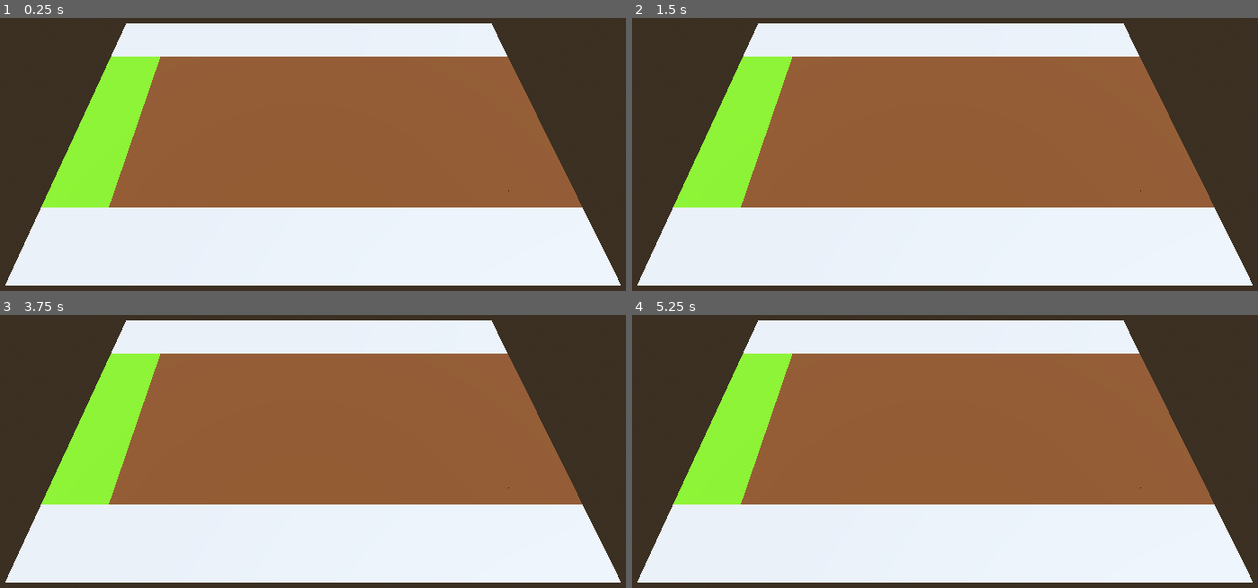
Above: before the commit, frames 1-4 (two rows, left to right).
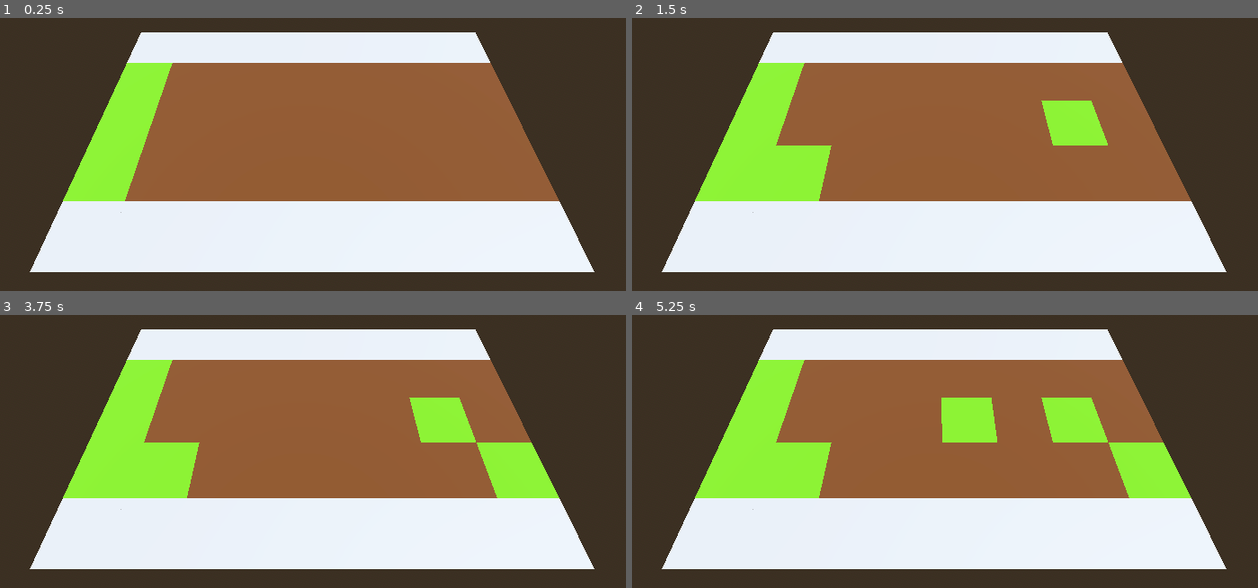
Above: after the commit, the same moments.

Repository: TheBoysJams/SeedsOfRenewal
Game: Godot game, scene res://prototype_level.tscn
Two runs of this game, one before a commit and one after it. Both use one fixed random seed, a clock stepped at 60 frames per second and the inputs below.
Inputs (mouse positions are in pixels of both pictures, inside the frame that each line leads up to):
- Up to frame 1 (0.25 s): no input
- Up to frame 2 (1.5 s): tap Enter at 0.5 s; move the mouse to (1095, 116) at 0.52 s; click (1095, 116) at 0.6 s; tap Space at 1.25 s; move the mouse to (788, 154) at 1.27 s; click (788, 154) at 1.35 s
- Up to frame 3 (3.75 s): tap Enter at 2, 3.5 s; move the mouse to (375, 342) at 2.02 s; click (375, 342) at 2.1 s; tap Space at 2.75 s; move the mouse to (269, 511) at 2.77 s; click (269, 511) at 2.85 s; move the mouse to (519, 492) at 3.52 s; click (519, 492) at 3.6 s
- Up to frame 4 (5.25 s): tap Space at 4.25 s; move the mouse to (719, 372) at 4.27 s; click (719, 372) at 4.35 s; move the mouse to (970, 432) at 5.02 s; click (970, 432) at 5.1 s

The runs differ from the first frame. In frame 1, 17% of the frame differs, in the area x 0-100%, y 1-99%; in frame 2, 20%; in frame 3, 22%; in frame 4, 23%.

Commit message:
basic clicking
Can now click the dead tiles and turn them green.

Diff:
--- /dev/null
+++ b/RenewalTreeDefence/player.gd
@@ -0,0 +1,25 @@
+extends Camera3D
+
+@onready var ray_cast_3d: RayCast3D = $RayCast3D
+@export var gridmap: GridMap
+
+# Called every frame. 'delta' is the elapsed time since the previous frame.
+func _process(_delta: float) -> void:
+	var mouse_pos : Vector2 = get_viewport().get_mouse_position()
+	ray_cast_3d.target_position = project_local_ray_normal(mouse_pos) * 100
+	ray_cast_3d.force_raycast_update()
+	if ray_cast_3d.is_colliding():
+		var collider = ray_cast_3d.get_collider()
+		if collider is GridMap:
+			var collision_point = ray_cast_3d.get_collision_point()
+			var cell = gridmap.local_to_map(collision_point)
+			if gridmap.get_cell_item(cell) == 2: #2 is the dead/brown cell
+				Input.set_default_cursor_shape(Input.CURSOR_POINTING_HAND)
+				if Input.is_action_just_pressed("left_click"):
+					gridmap.set_cell_item(cell,1) #1 is the living/green cell
+					#var tile_pos = gridmap.map_to_local(cell)
+					#call our tree manager and build the tree
+			else:
+				Input.set_default_cursor_shape(Input.CURSOR_ARROW)
+	else:
+		Input.set_default_cursor_shape(Input.CURSOR_ARROW)
--- /dev/null
+++ b/RenewalTreeDefence/player.tscn
@@ -0,0 +1,10 @@
+[gd_scene load_steps=2 format=3 uid="uid://bq4slw2comdvs"]
+
+[ext_resource type="Script" path="res://player.gd" id="1_kxew8"]
+
+[node name="Player" type="Camera3D"]
+fov = 80.0
+script = ExtResource("1_kxew8")
+
+[node name="RayCast3D" type="RayCast3D" parent="."]
+debug_shape_custom_color = Color(1, 0, 0, 1)
--- a/RenewalTreeDefence/project.godot
+++ b/RenewalTreeDefence/project.godot
@@ -15,6 +15,10 @@
 config/features=PackedStringArray("4.2", "Forward Plus")
 config/icon="res://icon.svg"
 
+[display]
+
+window/size/resizable=false
+
 [dotnet]
 
 project/assembly_name="RenewalTreeDefence"
@@ -22,3 +26,41 @@
 [filesystem]
 
 import/fbx/enabled=false
+
+[input]
+
+left_click={
+"deadzone": 0.5,
+"events": [Object(InputEventMouseButton,"resource_local_to_scene":false,"resource_name":"","device":-1,"window_id":0,"alt_pressed":false,"shift_pressed":false,"ctrl_pressed":false,"meta_pressed":false,"button_mask":1,"position":Vector2(171, 15),"global_position":Vector2(175, 56),"factor":1.0,"button_index":1,"canceled":false,"pressed":true,"double_click":false,"script":null)
+]
+}
+right_click={
+"deadzone": 0.5,
+"events": [Object(InputEventMouseButton,"resource_local_to_scene":false,"resource_name":"","device":-1,"window_id":0,"alt_pressed":false,"shift_pressed":false,"ctrl_pressed":false,"meta_pressed":false,"button_mask":2,"position":Vector2(52, 18),"global_position":Vector2(56, 59),"factor":1.0,"button_index":2,"canceled":false,"pressed":true,"double_click":false,"script":null)
+]
+}
+escape={
+"deadzone": 0.5,
+"events": [Object(InputEventKey,"resource_local_to_scene":false,"resource_name":"","device":-1,"window_id":0,"alt_pressed":false,"shift_pressed":false,"ctrl_pressed":false,"meta_pressed":false,"pressed":false,"keycode":0,"physical_keycode":4194305,"key_label":0,"unicode":0,"echo":false,"script":null)
+]
+}
+1={
+"deadzone": 0.5,
+"events": [Object(InputEventKey,"resource_local_to_scene":false,"resource_name":"","device":-1,"window_id":0,"alt_pressed":false,"shift_pressed":false,"ctrl_pressed":false,"meta_pressed":false,"pressed":false,"keycode":0,"physical_keycode":49,"key_label":0,"unicode":49,"echo":false,"script":null)
+]
+}
+2={
+"deadzone": 0.5,
+"events": [Object(InputEventKey,"resource_local_to_scene":false,"resource_name":"","device":-1,"window_id":0,"alt_pressed":false,"shift_pressed":false,"ctrl_pressed":false,"meta_pressed":false,"pressed":false,"keycode":0,"physical_keycode":50,"key_label":0,"unicode":50,"echo":false,"script":null)
+]
+}
+3={
+"deadzone": 0.5,
+"events": [Object(InputEventKey,"resource_local_to_scene":false,"resource_name":"","device":-1,"window_id":0,"alt_pressed":false,"shift_pressed":false,"ctrl_pressed":false,"meta_pressed":false,"pressed":false,"keycode":0,"physical_keycode":51,"key_label":0,"unicode":51,"echo":false,"script":null)
+]
+}
+4={
+"deadzone": 0.5,
+"events": [Object(InputEventKey,"resource_local_to_scene":false,"resource_name":"","device":-1,"window_id":0,"alt_pressed":false,"shift_pressed":false,"ctrl_pressed":false,"meta_pressed":false,"pressed":false,"keycode":0,"physical_keycode":52,"key_label":0,"unicode":52,"echo":false,"script":null)
+]
+}
--- a/RenewalTreeDefence/prototype_level.tscn
+++ b/RenewalTreeDefence/prototype_level.tscn
@@ -1,6 +1,7 @@
-[gd_scene load_steps=5 format=3 uid="uid://bivvk3fq6tihm"]
+[gd_scene load_steps=6 format=3 uid="uid://bivvk3fq6tihm"]
 
 [ext_resource type="MeshLibrary" uid="uid://ckuhs5fq2ae2g" path="res://tiles.tres" id="1_cm1xo"]
+[ext_resource type="PackedScene" uid="uid://bq4slw2comdvs" path="res://player.tscn" id="2_djsjw"]
 
 [sub_resource type="ProceduralSkyMaterial" id="ProceduralSkyMaterial_m6v85"]
 sky_horizon_color = Color(0.64625, 0.65575, 0.67075, 1)
@@ -26,11 +27,12 @@
 
 [node name="GridMap" type="GridMap" parent="."]
 mesh_library = ExtResource("1_cm1xo")
-cell_size = Vector3(4, 0.1, 4)
+cell_size = Vector3(4, 0.2, 4)
 data = {
-"cells": PackedInt32Array(65534, 2, 1, 0, 2, 1, 65535, 2, 1, 65534, 1, 2, 0, 0, 2, 65535, 0, 2, 65534, 0, 2, 65534, 65535, 2, 65535, 65535, 2, 0, 65535, 2, 65534, 65534, 2, 65535, 65534, 2, 0, 65534, 2, 0, 65533, 2, 65535, 65533, 2, 65534, 65533, 2, 65534, 65532, 2, 65535, 65532, 2, 0, 65532, 2, 0, 65531, 2, 65535, 65531, 2, 65534, 65531, 2, 65533, 65531, 0, 65533, 65532, 0, 65533, 65533, 0, 65533, 65534, 0, 65533, 65535, 0, 65533, 0, 0, 65533, 1, 0, 65533, 2, 0, 1, 65531, 0, 1, 65532, 0, 1, 65533, 0, 1, 65534, 0, 1, 65535, 0, 1, 0, 0, 1, 1, 0, 1, 2, 0, 0, 1, 1441794, 65535, 1, 1441794)
+"cells": PackedInt32Array(65534, 2, 1, 0, 2, 1, 65535, 2, 1, 65534, 1, 2, 0, 0, 2, 65535, 0, 2, 65534, 0, 2, 0, 65535, 2, 0, 65534, 2, 0, 65533, 2, 0, 65532, 2, 0, 65531, 2, 65533, 65531, 0, 65533, 65532, 0, 65533, 65533, 0, 65533, 65534, 0, 65533, 65535, 0, 65533, 0, 0, 65533, 1, 0, 65533, 2, 0, 1, 65531, 0, 1, 65532, 0, 1, 65533, 0, 1, 65534, 0, 1, 65535, 0, 1, 0, 0, 1, 1, 0, 1, 2, 0, 65535, 1, 1441794, 0, 1, 2, 65534, 65535, 2, 65535, 65535, 2, 65535, 65534, 2, 65534, 65534, 2, 65534, 65533, 2, 65535, 65533, 2, 65535, 65532, 2, 65534, 65532, 2, 65534, 65531, 2, 65535, 65531, 2)
 }
 metadata/_editor_floor_ = Vector3(0, 0, 0)
 
-[node name="Camera3D" type="Camera3D" parent="."]
-transform = Transform3D(-4.30814e-08, -0.882447, 0.470411, -7.39423e-09, 0.470411, 0.882447, -1, 3.45388e-08, -2.6791e-08, 7.53423, 15.8372, -3.45818)
+[node name="Player" parent="." node_paths=PackedStringArray("gridmap") instance=ExtResource("2_djsjw")]
+transform = Transform3D(-2.98405e-08, -0.882447, 0.470411, -7.39423e-09, 0.470411, 0.882447, -1, 2.28543e-08, -2.05623e-08, 7.53423, 15.8372, -3.45818)
+gridmap = NodePath("../GridMap")
--- a/RenewalTreeDefence/tiles.tres
+++ b/RenewalTreeDefence/tiles.tres
@@ -31,17 +31,20 @@
 "width": 64
 }
 
-[sub_resource type="ImageTexture" id="ImageTexture_rhnpx"]
-image = SubResource("Image_23wyc")
+[sub_resource type="ImageTexture" id="ImageTexture_ayuku"]
+image = SubResource("Image_r5ihj")
+
+[sub_resource type="ConcavePolygonShape3D" id="ConcavePolygonShape3D_me7la"]
+data = PackedVector3Array(-2, 0.05, 2, 2, 0.05, 2, -2, -0.05, 2, 2, 0.05, 2, 2, -0.05, 2, -2, -0.05, 2, 2, 0.05, -2, -2, 0.05, -2, 2, -0.05, -2, -2, 0.05, -2, -2, -0.05, -2, 2, -0.05, -2, 2, 0.05, 2, 2, 0.05, -2, 2, -0.05, 2, 2, 0.05, -2, 2, -0.05, -2, 2, -0.05, 2, -2, 0.05, -2, -2, 0.05, 2, -2, -0.05, -2, -2, 0.05, 2, -2, -0.05, 2, -2, -0.05, -2, 2, 0.05, 2, -2, 0.05, 2, 2, 0.05, -2, -2, 0.05, 2, -2, 0.05, -2, 2, 0.05, -2, -2, -0.05, 2, 2, -0.05, 2, -2, -0.05, -2, 2, -0.05, 2, 2, -0.05, -2, -2, -0.05, -2)
 
 [sub_resource type="StandardMaterial3D" id="StandardMaterial3D_2xyns"]
 albedo_color = Color(0.298039, 0.156863, 0, 1)
 
-[sub_resource type="BoxMesh" id="BoxMesh_ytsg6"]
+[sub_resource type="BoxMesh" id="BoxMesh_ppumg"]
 material = SubResource("StandardMaterial3D_2xyns")
 size = Vector3(4, 0.1, 4)
 
-[sub_resource type="Image" id="Image_tojkw"]
+[sub_resource type="Image" id="Image_j5c7f"]
 data = {
 "data": PackedByteArray(0, 0, 0, 0, 0, 0, 0, 0, 0, 0, 0, 0, 0, 0, 0, 0, 0, 0, 0, 0, 0, 0, 0, 0, 0, 0, 0, 0, 0, 0, 0, 0, …(54877 unchanged characters)…
 "format": "RGBA8",
@@ -50,28 +53,32 @@
 "width": 64
 }
 
-[sub_resource type="ImageTexture" id="ImageTexture_ltc5g"]
-image = SubResource("Image_tojkw")
+[sub_resource type="ImageTexture" id="ImageTexture_c50ai"]
+image = SubResource("Image_j5c7f")
+
+[sub_resource type="ConcavePolygonShape3D" id="ConcavePolygonShape3D_tuhdp"]
+data = PackedVector3Array(-2, 0.05, 2, 2, 0.05, 2, -2, -0.05, 2, 2, 0.05, 2, 2, -0.05, 2, -2, -0.05, 2, 2, 0.05, -2, -2, 0.05, -2, 2, -0.05, -2, -2, 0.05, -2, -2, -0.05, -2, 2, -0.05, -2, 2, 0.05, 2, 2, 0.05, -2, 2, -0.05, 2, 2, 0.05, -2, 2, -0.05, -2, 2, -0.05, 2, -2, 0.05, -2, -2, 0.05, 2, -2, -0.05, -2, -2, 0.05, 2, -2, -0.05, 2, -2, -0.05, -2, 2, 0.05, 2, -2, 0.05, 2, 2, 0.05, -2, -2, 0.05, 2, -2, 0.05, -2, 2, 0.05, -2, -2, -0.05, 2, 2, -0.05, 2, -2, -0.05, -2, 2, -0.05, 2, 2, -0.05, -2, -2, -0.05, -2)
+backface_collision = true
 
 [resource]
 item/0/name = "Base"
-item/0/mesh = SubResource("BoxMesh_pkb8g")
+item/0/mesh = SubResource("BoxMesh_wfaly")
 item/0/mesh_transform = Transform3D(1, 0, 0, 0, 1, 0, 0, 0, 1, 0, 0, 0)
 item/0/shapes = []
 item/0/navigation_mesh_transform = Transform3D(1, 0, 0, 0, 1, 0, 0, 0, 1, 0, 0, 0)
 item/0/navigation_layers = 1
-item/0/preview = SubResource("ImageTexture_bo7hp")
+item/0/preview = SubResource("ImageTexture_ufoxs")
 item/1/name = "Green"
-item/1/mesh = SubResource("BoxMesh_h6ypy")
+item/1/mesh = SubResource("BoxMesh_eqcii")
 item/1/mesh_transform = Transform3D(1, 0, 0, 0, 1, 0, 0, 0, 1, 0, 0, 0)
-item/1/shapes = []
+item/1/shapes = [SubResource("ConcavePolygonShape3D_me7la"), Transform3D(1, 0, 0, 0, 1, 0, 0, 0, 1, 0, 0, 0)]
 item/1/navigation_mesh_transform = Transform3D(1, 0, 0, 0, 1, 0, 0, 0, 1, 0, 0, 0)
 item/1/navigation_layers = 1
-item/1/preview = SubResource("ImageTexture_rhnpx")
+item/1/preview = SubResource("ImageTexture_ayuku")
 item/2/name = "Brown"
-item/2/mesh = SubResource("BoxMesh_ytsg6")
+item/2/mesh = SubResource("BoxMesh_ppumg")
 item/2/mesh_transform = Transform3D(1, 0, 0, 0, 1, 0, 0, 0, 1, 0, 0, 0)
-item/2/shapes = []
+item/2/shapes = [SubResource("ConcavePolygonShape3D_tuhdp"), Transform3D(1, 0, 0, 0, 1, 0, 0, 0, 1, 0, 0, 0)]
 item/2/navigation_mesh_transform = Transform3D(1, 0, 0, 0, 1, 0, 0, 0, 1, 0, 0, 0)
 item/2/navigation_layers = 1
-item/2/preview = SubResource("ImageTexture_ltc5g")
+item/2/preview = SubResource("ImageTexture_c50ai")
--- a/RenewalTreeDefence/tiles.tscn
+++ b/RenewalTreeDefence/tiles.tscn
@@ -10,6 +10,9 @@
 material = SubResource("StandardMaterial3D_n2ptj")
 size = Vector3(4, 0.1, 4)
 
+[sub_resource type="ConcavePolygonShape3D" id="ConcavePolygonShape3D_me7la"]
+data = PackedVector3Array(-2, 0.05, 2, 2, 0.05, 2, -2, -0.05, 2, 2, 0.05, 2, 2, -0.05, 2, -2, -0.05, 2, 2, 0.05, -2, -2, 0.05, -2, 2, -0.05, -2, -2, 0.05, -2, -2, -0.05, -2, 2, -0.05, -2, 2, 0.05, 2, 2, 0.05, -2, 2, -0.05, 2, 2, 0.05, -2, 2, -0.05, -2, 2, -0.05, 2, -2, 0.05, -2, -2, 0.05, 2, -2, -0.05, -2, -2, 0.05, 2, -2, -0.05, 2, -2, -0.05, -2, 2, 0.05, 2, -2, 0.05, 2, 2, 0.05, -2, -2, 0.05, 2, -2, 0.05, -2, 2, 0.05, -2, -2, -0.05, 2, 2, -0.05, 2, -2, -0.05, -2, 2, -0.05, 2, 2, -0.05, -2, -2, -0.05, -2)
+
 [sub_resource type="StandardMaterial3D" id="StandardMaterial3D_2xyns"]
 albedo_color = Color(0.298039, 0.156863, 0, 1)
 
@@ -17,15 +20,30 @@
 material = SubResource("StandardMaterial3D_2xyns")
 size = Vector3(4, 0.1, 4)
 
+[sub_resource type="ConcavePolygonShape3D" id="ConcavePolygonShape3D_tuhdp"]
+data = PackedVector3Array(-2, 0.05, 2, 2, 0.05, 2, -2, -0.05, 2, 2, 0.05, 2, 2, -0.05, 2, -2, -0.05, 2, 2, 0.05, -2, -2, 0.05, -2, 2, -0.05, -2, -2, 0.05, -2, -2, -0.05, -2, 2, -0.05, -2, 2, 0.05, 2, 2, 0.05, -2, 2, -0.05, 2, 2, 0.05, -2, 2, -0.05, -2, 2, -0.05, 2, -2, 0.05, -2, -2, 0.05, 2, -2, -0.05, -2, -2, 0.05, 2, -2, -0.05, 2, -2, -0.05, -2, 2, 0.05, 2, -2, 0.05, 2, 2, 0.05, -2, -2, 0.05, 2, -2, 0.05, -2, 2, 0.05, -2, -2, -0.05, 2, 2, -0.05, 2, -2, -0.05, -2, 2, -0.05, 2, 2, -0.05, -2, -2, -0.05, -2)
+backface_collision = true
+
 [node name="Tiles" type="Node3D"]
 
 [node name="Base" type="MeshInstance3D" parent="."]
-transform = Transform3D(1, 0, 0, 0, 1, 0, 0, 0, 1, 0, 0, -4)
+transform = Transform3D(1, 0, 0, 0, 1, 0, 0, 0, 1, 0, 0, -4.17187)
 mesh = SubResource("BoxMesh_bkuq3")
 
 [node name="Green" type="MeshInstance3D" parent="."]
+transform = Transform3D(1, 0, 0, 0, 1, 0, 0, 0, 1, 0, 0, -0.104919)
 mesh = SubResource("BoxMesh_s645i")
+
+[node name="StaticBody3D" type="StaticBody3D" parent="Green"]
+
+[node name="CollisionShape3D" type="CollisionShape3D" parent="Green/StaticBody3D"]
+shape = SubResource("ConcavePolygonShape3D_me7la")
 
 [node name="Brown" type="MeshInstance3D" parent="."]
 transform = Transform3D(1, 0, 0, 0, 1, 0, 0, 0, 1, 0, 0, 4)
 mesh = SubResource("BoxMesh_qbyx4")
+
+[node name="StaticBody3D" type="StaticBody3D" parent="Brown"]
+
+[node name="CollisionShape3D" type="CollisionShape3D" parent="Brown/StaticBody3D"]
+shape = SubResource("ConcavePolygonShape3D_tuhdp")
Not shown: 2 places in RenewalTreeDefence/tiles.tres that only renumber resources
Not shown: 1 places in RenewalTreeDefence/tiles.tscn that only renumber resources
